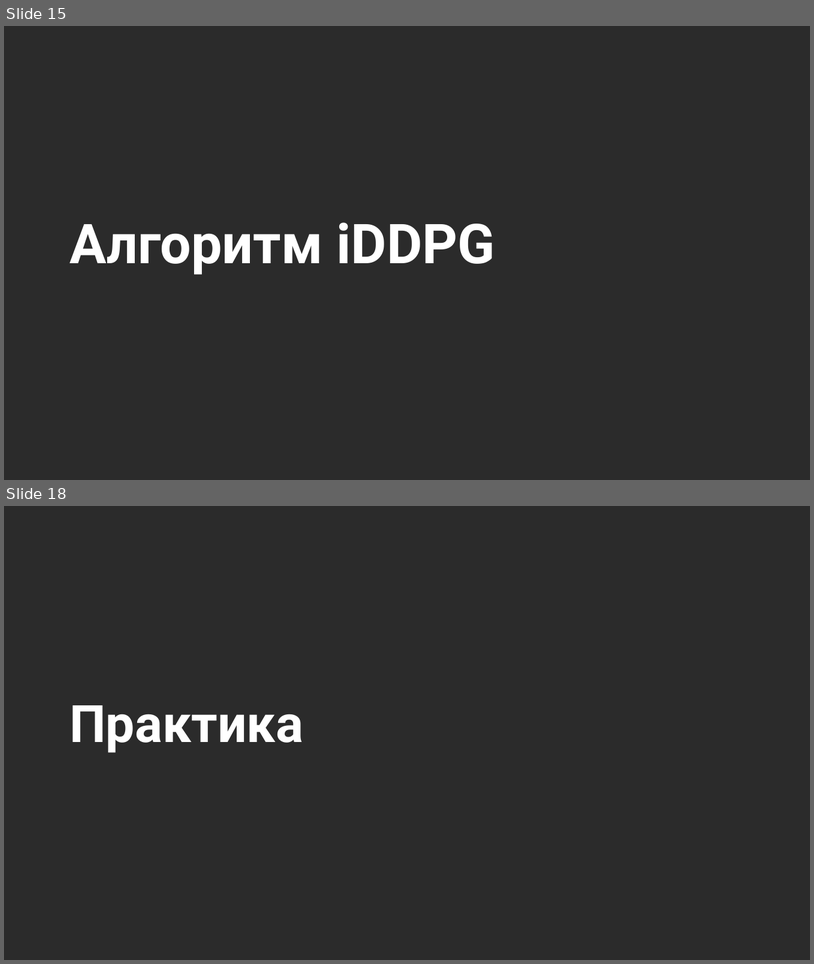
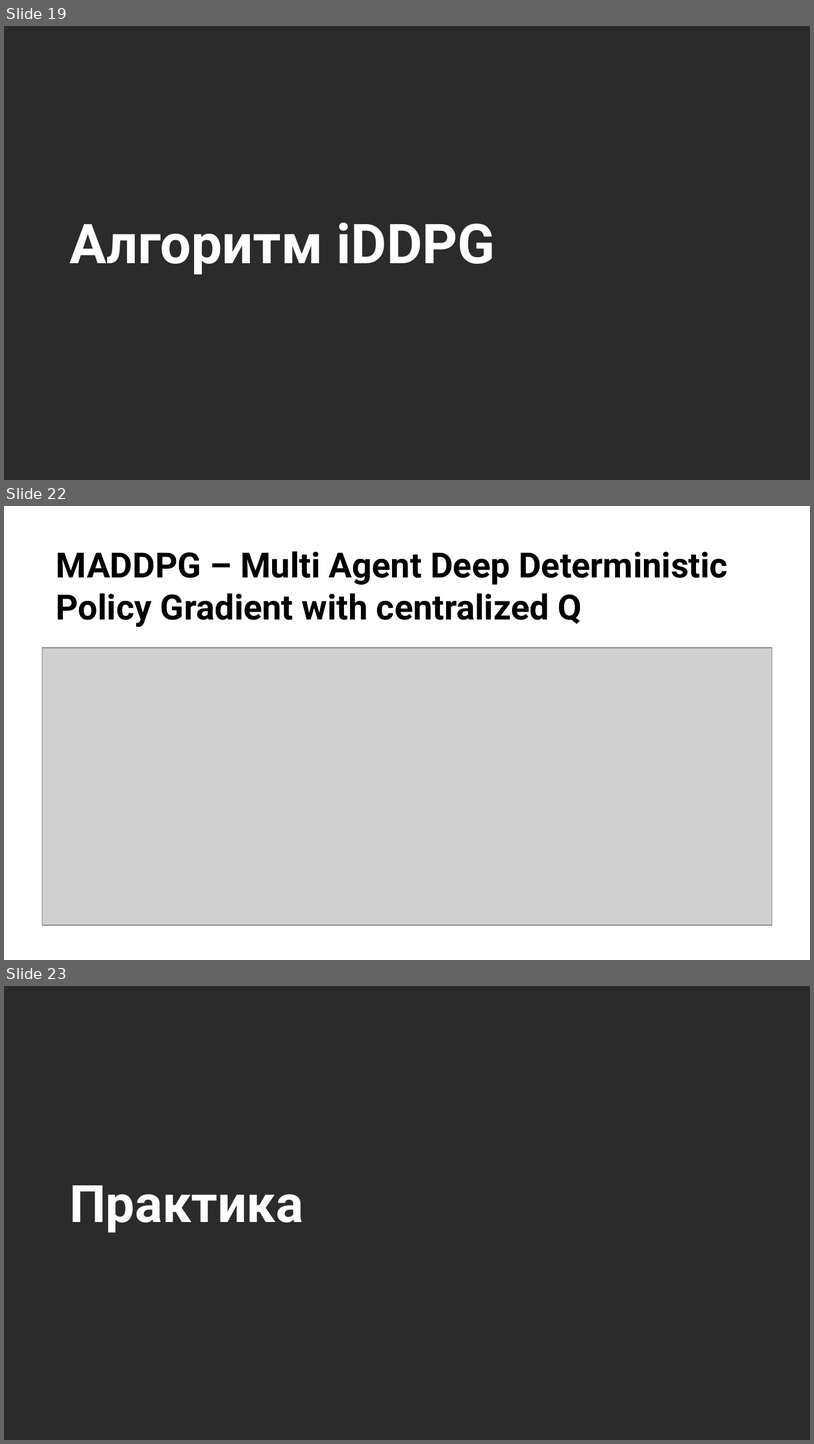
Before and after one commit to stureiko/Otus_lectures, a slide deck: RL/03 - Продвинутые темы Reinforcement Learning/03 - 02 Multiagent learning (MARL - DDPG)/MARL DDPG.pptx. Shown one above the other, each under a label of ours: slides 15 and 18 before the commit, slides 19, 22 and 23 after it; the slides between them are not shown. The pictures are 814x964 and 814x1444 pixels, drawn with LibreOffice and Linux fonts; fonts in the diff are those of the drawing; grey boxes stand for pictures; background and template pictures are left out; a plain dark background stands for a picture behind light text. Boxes give left, top, right and bottom in pixels: in the first picture for what was removed or moved away, otherwise in the second. Text is boxed around its words. In the diff, an @@ line names an element or a change of style, - is before the commit and + after.

Commit message:
Added slides with MADDPG algorithm

```diff
--- a/RL/03 - Продвинутые темы Reinforcement Learning/03 - 02 Multiagent learning (MARL - DDPG)/MARL DDPG.pptx
+++ b/RL/03 - Продвинутые темы Reinforcement Learning/03 - 02 Multiagent learning (MARL - DDPG)/MARL DDPG.pptx
@@ slide 22 added at [4, 506, 810, 960], background picture (left out) @@
@@ title added at [56, 551, 728, 627], 31 pt, text #000000, bold @@
+MADDPG – Multi Agent Deep Deterministic Policy Gradient with centralized Q
@@ picture added at [42, 648, 773, 925] @@
@@ what was slide 15 is now slide 19 @@
@@ what was slide 18 is now slide 23 @@
```
Also in this commit, not shown: 3 slides changed, 6 other slides added, 2 slides removed.
